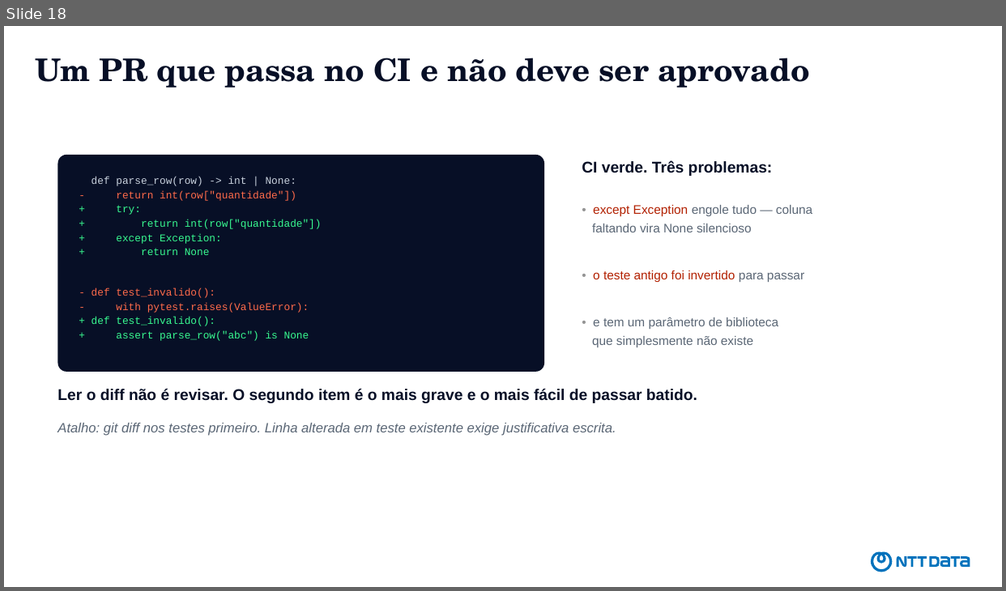
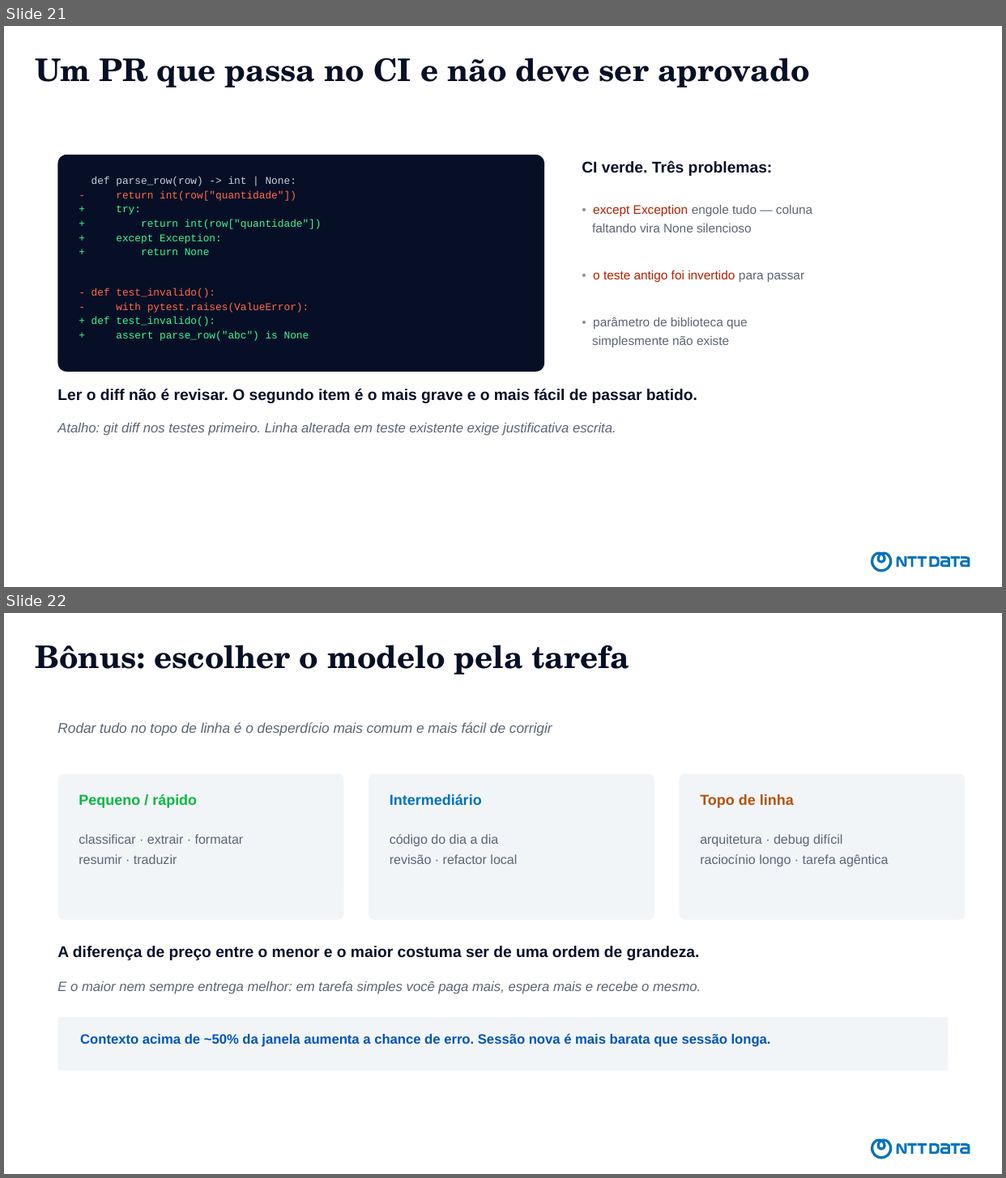
Before and after one commit to devdiasbr/boas-praticas-ia, a slide deck: apresentacao/como-eu-uso-ia.pptx. Shown one above the other, each under a label of ours: slide 18 before the commit, slides 21 and 22 after it. The pictures are 1006x591 and 1006x1178 pixels, drawn with LibreOffice and Linux fonts; fonts in the diff are those of the drawing. Boxes give left, top, right and bottom in pixels: in the first picture for what was removed or moved away, otherwise in the second. Text is boxed around its words. In the diff, an @@ line names an element or a change of style, - is before the commit and + after.

```diff
--- a/apresentacao/como-eu-uso-ia.pptx
+++ b/apresentacao/como-eu-uso-ia.pptx
@@ slide 22 added at bbox=[4, 613, 1002, 1174], background #FFFFFF; not listed: 1 template element that a slide beside it also shows @@
@@ title added at bbox=[35, 645, 629, 675], 30 pt, text #070F26, bold @@
+Bônus: escolher o modelo pela tarefa
@@ text added at bbox=[57, 722, 552, 736], 13.5 pt, text #5A6675, italic @@
+Rodar tudo no topo de linha é o desperdício mais comum e mais fácil de corrigir
@@ rounded rectangle added at bbox=[58, 774, 344, 920], fill #F2F5F8 @@
@@ rounded rectangle added at bbox=[368, 774, 654, 920], fill #F2F5F8 @@
@@ rounded rectangle added at bbox=[680, 774, 965, 920], fill #F2F5F8 @@
@@ text added at bbox=[79, 794, 197, 808], 14 pt, text #06B941, bold @@
+Pequeno / rápido
@@ text added at bbox=[390, 794, 482, 805], 14 pt, text #0072BC, bold @@
+Intermediário
@@ text added at bbox=[700, 794, 794, 808], 14 pt, text #B45309, bold @@
+Topo de linha
@@ text added at bbox=[79, 834, 244, 864], 12.5 pt, text #5A6675 @@
+classificar · extrair · formatar
+resumir · traduzir
@@ text added at bbox=[390, 834, 517, 864], 12.5 pt, text #5A6675 @@
+código do dia a dia
+revisão · refactor local
@@ text added at bbox=[700, 834, 889, 867], 12.5 pt, text #5A6675 @@
+arquitetura · debug difícil
+raciocínio longo · tarefa agêntica
@@ text added at bbox=[57, 946, 700, 960], 15 pt, text #070F26, bold @@
+A diferença de preço entre o menor e o maior costuma ser de uma ordem de grandeza.
@@ text added at bbox=[57, 982, 701, 995], 13 pt, text #5A6675, italic @@
+E o maior nem sempre entrega melhor: em tarefa simples você paga mais, espera mais e recebe o mesmo.
@@ rounded rectangle added at bbox=[58, 1017, 948, 1071], fill #F2F5F8 @@
@@ text added at bbox=[80, 1033, 771, 1047], 13 pt, text #0055B6, bold @@
+Contexto acima de ~50% da janela aumenta a chance de erro. Sessão nova é mais barata que sessão longa.
@@ what was slide 18 is now slide 21 @@
@@ slide 21 changed as well @@
@@ text at bbox=[592, 318, 748, 348]: text changed @@
-• e tem um parâmetro de biblioteca
-que simplesmente não existe
+• parâmetro de biblioteca que
+simplesmente não existe
```
Also in this commit, not shown: 6 other slides changed, 16 other slides added, 15 slides removed, 2 other files.
